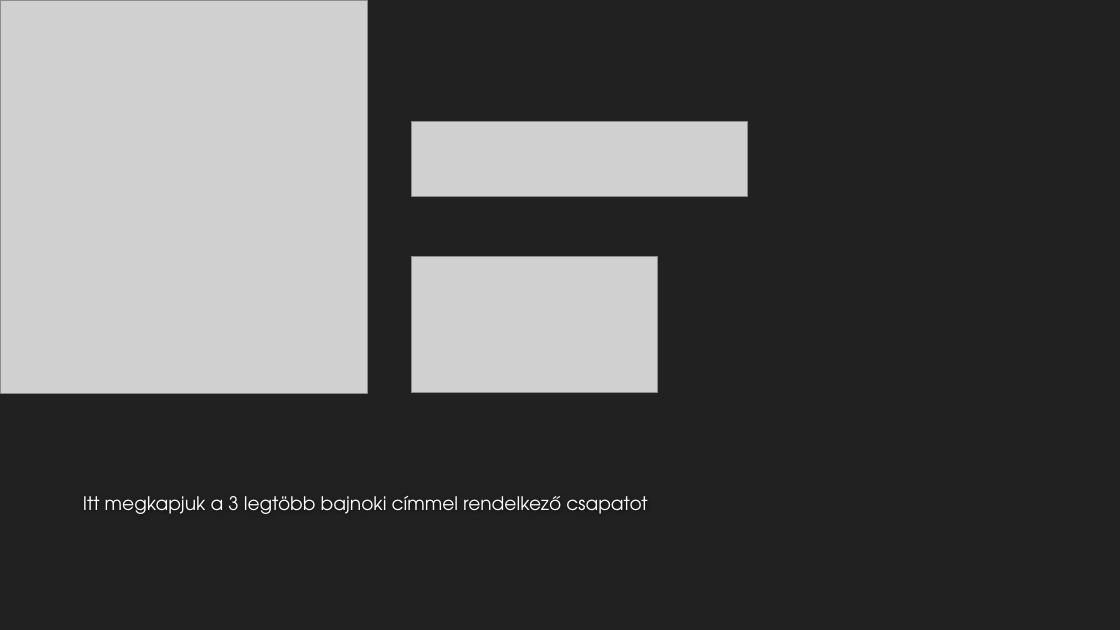
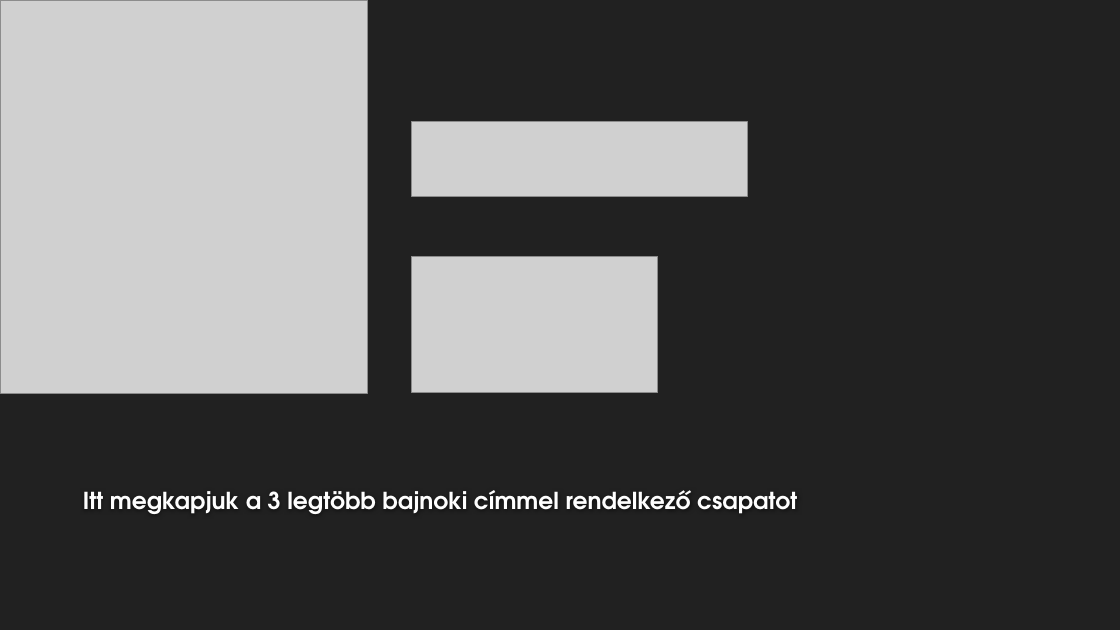
Before and after one commit to feherdorian/LinqProject, a slide deck: slide 5 of Előadás/Linq.ppt.pptx. Drawn at 1120x630 pixels with LibreOffice and Linux fonts; fonts in the diff are those of the drawing; grey boxes stand for pictures; background and template pictures are left out. Boxes give left, top, right and bottom in pixels: in the first picture for what was removed or moved away, otherwise in the second. Text is boxed around its words. In the diff, an @@ line names an element or a change of style, - is before the commit and + after.

```diff
--- a/Előadás/Linq.ppt.pptx
+++ b/Előadás/Linq.ppt.pptx
@@ title "Itt megkapjuk a 3 legtöbb ..." at (83, 490, 797, 514): size 16 to 20 pt, bold on @@
```
Also in this commit, not shown: 3 other slides changed.
